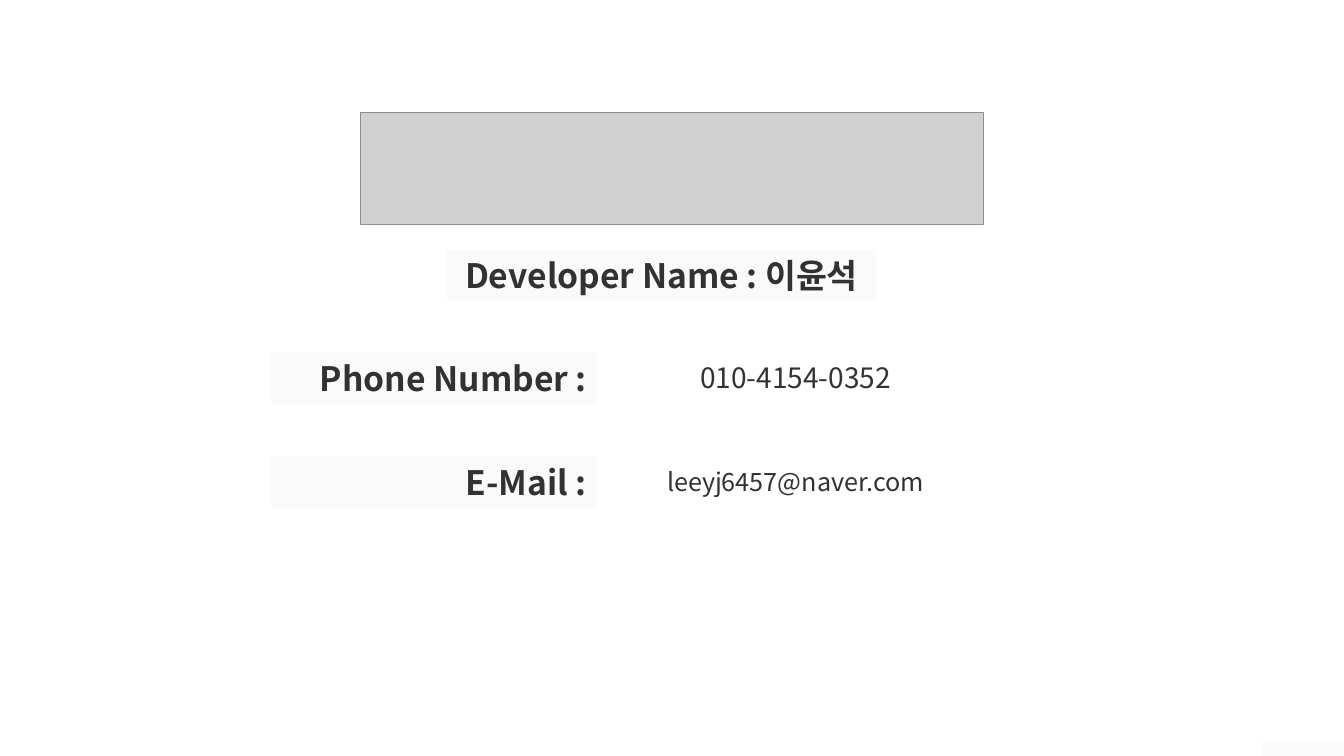
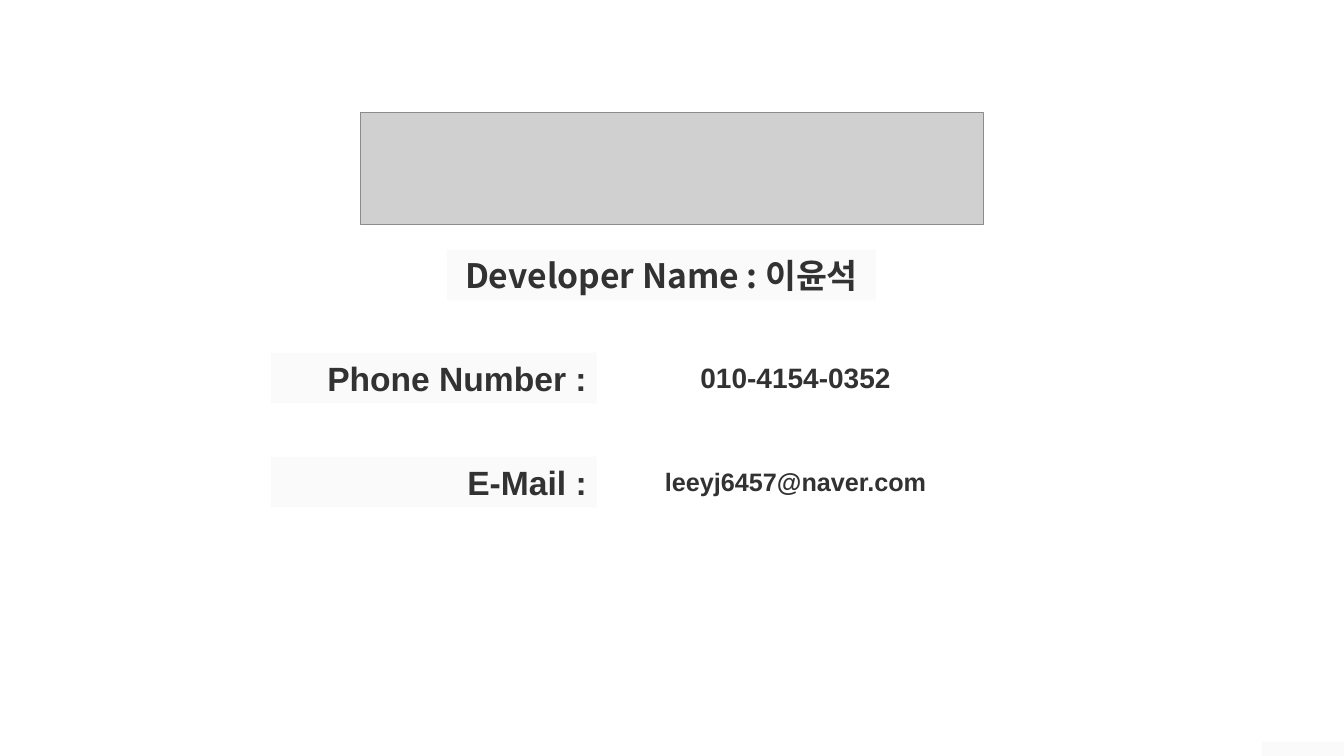
Before and after one commit to simplex3510/GeoStrike, a slide deck: slide 1 of 포트폴리오.pptx. Drawn at 1344x756 pixels with LibreOffice and Linux fonts; fonts in the diff are those of the drawing; grey boxes stand for pictures; background and template pictures are left out. Boxes give left, top, right and bottom in pixels: in the first picture for what was removed or moved away, otherwise in the second. Text is boxed around its words. In the diff, an @@ line names an element or a change of style, - is before the commit and + after.

```diff
--- a/포트폴리오.pptx
+++ b/포트폴리오.pptx
@@ text "Phone Number :" at (327,366,566,392): font Noto Sans CJK KR to Arial @@
@@ text "010-4154-0352" at (700,368,890,389): font Noto Sans CJK KR to Arial, bold on @@
@@ text "E-Mail :" at (467,470,566,496): font Noto Sans CJK KR to Arial @@
@@ text "leeyj6457@naver.com" at (665,472,926,497): font Noto Sans CJK KR to Arial, bold on @@
```
Also in this commit, not shown: 2 other slides changed, 1 slide added.
